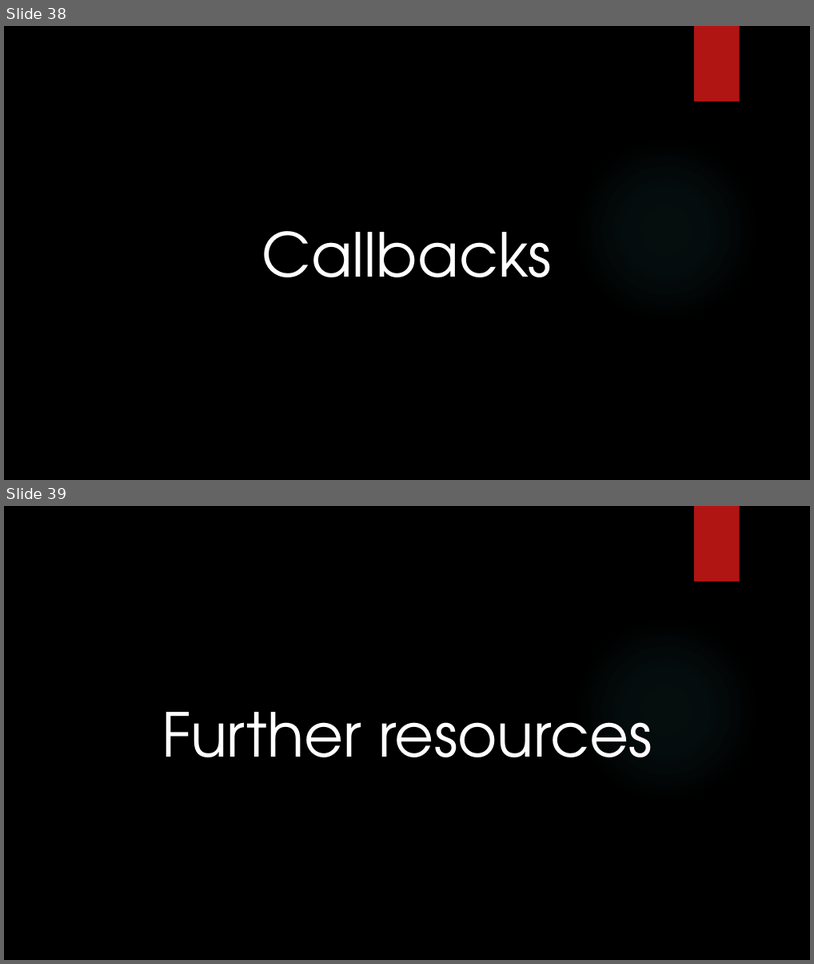
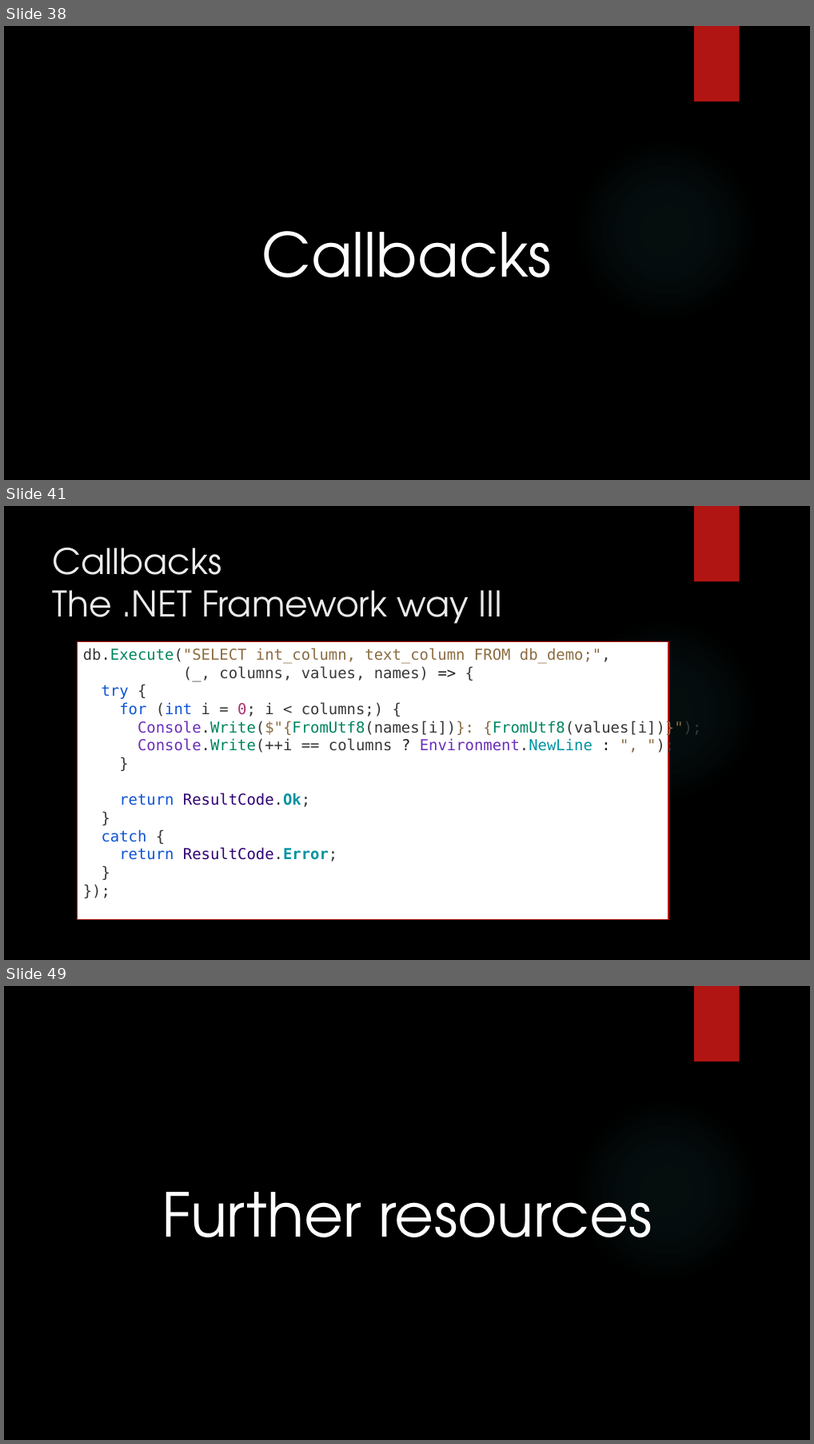
Before and after one commit to dennisdietrich/UnsafeCSharp, a slide deck: doc/Introduction to unsafe C#.pptx. Shown one above the other, each under a label of ours: slides 38 and 39 before the commit, slides 38, 41 and 49 after it; the slides between them are not shown. The pictures are 814x964 and 814x1444 pixels, drawn with LibreOffice and Linux fonts; fonts in the diff are those of the drawing; background and template pictures are left out. Boxes give left, top, right and bottom in pixels: in the first picture for what was removed or moved away, otherwise in the second. Text is boxed around its words. In the diff, an @@ line names an element or a change of style, - is before the commit and + after.

Commit message:
Added slides about callbacks (issue #4)

```diff
--- a/doc/Introduction to unsafe C#.pptx
+++ b/doc/Introduction to unsafe C#.pptx
@@ slide 41 added at (4, 506, 810, 960), background picture (left out); not listed: 2 template elements that a slide beside it also shows @@
@@ title added at (53, 548, 502, 624), 42 pt, text #EBEBEB @@
+Callbacks
+The .NET Framework way III
@@ rectangle added at (77, 642, 669, 920), fill #FFFFFF, outline #B01513 1.25 pt, 18 pt, text #383838 @@
+db.Execute("SELECT int_column, text_column FROM db_demo;",
+(_, columns, values, names) => {
+try {
+for (int i = 0; i < columns;) {
+Console.Write($"{FromUtf8(names[i])}: {FromUtf8(values[i])}");
+Console.Write(++i == columns ? Environment.NewLine : ", ");
+}
+return ResultCode.Ok;
+}
+catch {
+return ResultCode.Error;
+}
+});
@@ what was slide 39 is now slide 49 @@
```
Also in this commit, not shown: 1 slide changed, 9 other slides added, 5 other files.
